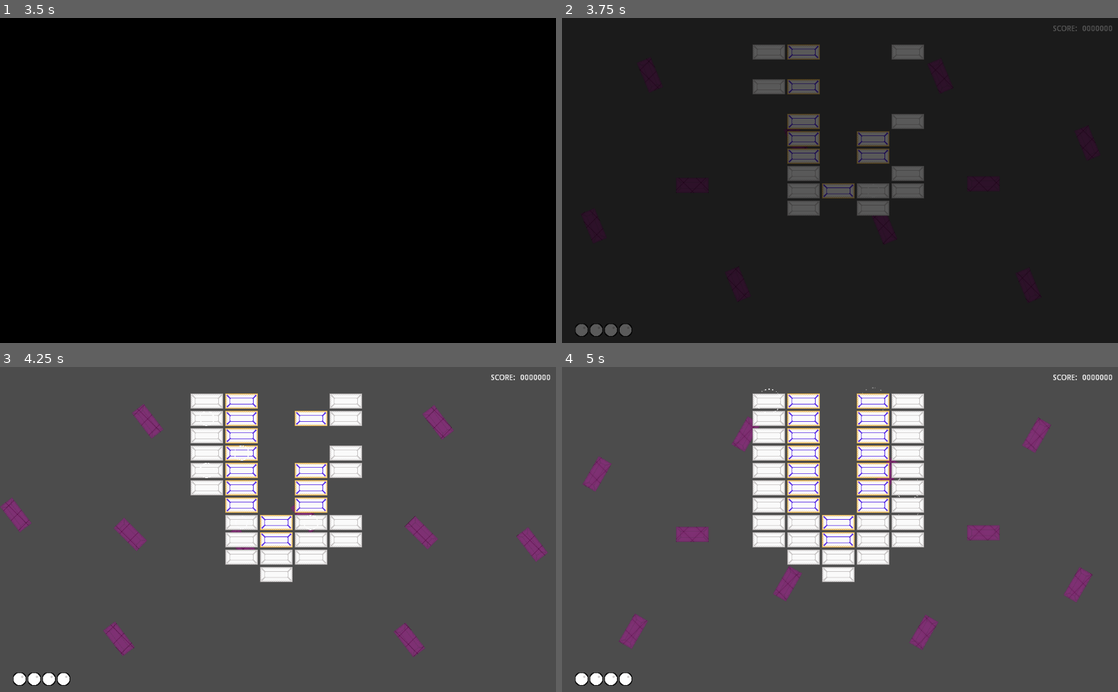
Above: before the commit, frames 1-4 (two rows, left to right).
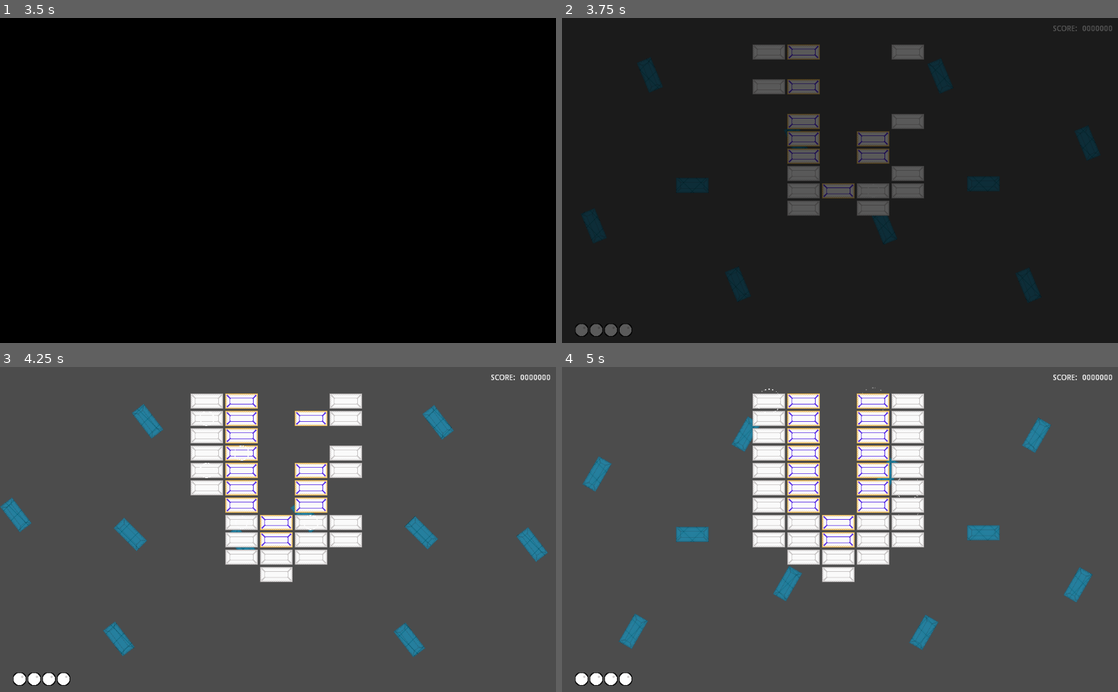
Above: after the commit, the same moments.

Repository: Anatolij-Grigorjev/Breakout4Godot
Game: Godot game, scene res://menus/StageSelectMenu.tscn
Same seed, same stepped clock (60 frames per second), same inputs: the game is played once before the commit and once after it.
Inputs (mouse positions are in pixels of both pictures, inside the frame that each line leads up to):
- Up to frame 1 (3.5 s): tap Enter (ui_accept) at 0.5, 0.77 s; move the mouse to (400, 164) at 0.52 s; hold Right (paddle_right) 0.53-1.25 s; tap Space (paddle_launch_ball) at 0.6 s; click (400, 164) at 0.67 s; drag from (166, 196) to (250, 245) at 1.27 s; move the mouse to (333, 109) at 2.02 s; hold Right (paddle_right) 2.03-2.75 s; tap Alt at 2.1 s; drag from (250, 245) to (111, 131) at 2.77 s
- Up to frame 2 (3.75 s): tap Enter (ui_accept) at 3.5 s; move the mouse to (1006, 229) at 3.52 s; hold Left (paddle_left) from 3.53 s (still down); tap Space (paddle_launch_ball) at 3.6 s
- Up to frame 3 (4.25 s): keep holding Left (paddle_left); tap Enter (ui_accept) at 3.77 s
- Up to frame 4 (5 s): release Left (paddle_left) at 4.25 s; drag from (673, 480) to (756, 448) at 4.27 s

Frame 1 is identical in both runs. In frame 2, 2.2% of the frame differs, in the area x 3-97%, y 12-88%; in frame 3, 2.3%; in frame 4, 2.5%, in the area x 3-96%, y 15-88%.

Commit message:
reposition rotating blocks and recolor

Diff:
--- a/game/bg/Background.gd
+++ b/game/bg/Background.gd
@@ -17,8 +17,8 @@
 		pulse_duration, Tween.TRANS_QUAD, Tween.EASE_OUT
 	)
 	pulser.start()
-	$BricksRing.do_speed_pulse(pulse_duration, max_intensity)
-	$BricksRing2.do_speed_pulse(pulse_duration, max_intensity)
+	$RingAndCenterLeft/BricksRing.do_speed_pulse(pulse_duration, max_intensity)
+	$RingAndCetnerRight/BricksRing.do_speed_pulse(pulse_duration, max_intensity)
 
 
 
--- a/game/bg/Background.tscn
+++ b/game/bg/Background.tscn
@@ -26,20 +26,26 @@
 
 [node name="Tween" type="Tween" parent="."]
 
-[node name="BricksRing" parent="." instance=ExtResource( 5 )]
-rect_rotation = 0.0
+[node name="RingAndCenterLeft" type="Control" parent="."]
+margin_right = 40.0
+margin_bottom = 40.0
 
-[node name="BricksRing2" parent="." instance=ExtResource( 5 )]
+[node name="BricksRing" parent="RingAndCenterLeft" instance=ExtResource( 5 )]
+
+[node name="CenterBrick" parent="RingAndCenterLeft" instance=ExtResource( 4 )]
+position = Vector2( 240, 309 )
+rotation = 1.74846e-07
+
+[node name="RingAndCetnerRight" type="Control" parent="."]
+margin_right = 40.0
+margin_bottom = 40.0
+
+[node name="BricksRing" parent="RingAndCetnerRight" instance=ExtResource( 5 )]
 margin_left = 267.0
 margin_top = 7.0
 margin_right = 267.0
 margin_bottom = 7.0
-rect_rotation = 0.0
 
-[node name="RotatingBrick5" parent="." instance=ExtResource( 4 )]
-position = Vector2( 240, 309 )
-rotation = 1.74846e-07
-
-[node name="RotatingBrick6" parent="." instance=ExtResource( 4 )]
+[node name="CenterBrick" parent="RingAndCetnerRight" instance=ExtResource( 4 )]
 position = Vector2( 776, 306 )
 rotation = 1.74846e-07
--- a/game/bg/BricksRing.gd
+++ b/game/bg/BricksRing.gd
@@ -13,7 +13,7 @@
 
 
 func do_speed_pulse(duration: float, speedup: float = 2.0):
-	anim.playback_speed = speedup
+	anim.playback_speed = max(2.0, speedup)
 	_start_timer_for(duration)
 
 
--- a/game/bg/RotatingBrick.tscn
+++ b/game/bg/RotatingBrick.tscn
@@ -5,7 +5,7 @@
 
 [sub_resource type="ShaderMaterial" id=3]
 shader = ExtResource( 2 )
-shader_param/outline_width = 3.0
+shader_param/outline_width = 1.0
 shader_param/outline_color = null
 
 [sub_resource type="Animation" id=1]
@@ -43,7 +43,7 @@
 [node name="RotatingBrick" type="Node2D"]
 
 [node name="Sprite" type="Sprite" parent="."]
-modulate = Color( 1, 0, 0.760784, 0.552941 )
+modulate = Color( 0, 0.768627, 0.960784, 0.690196 )
 material = SubResource( 3 )
 texture = ExtResource( 1 )
 
